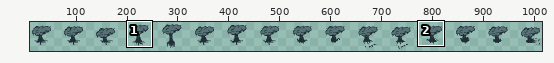
File history of a sprite sheet, Assets/Sprites/Player.png. The first picture is a wide view before the edit; the outline marks the close-up.
Close-up. As it was:
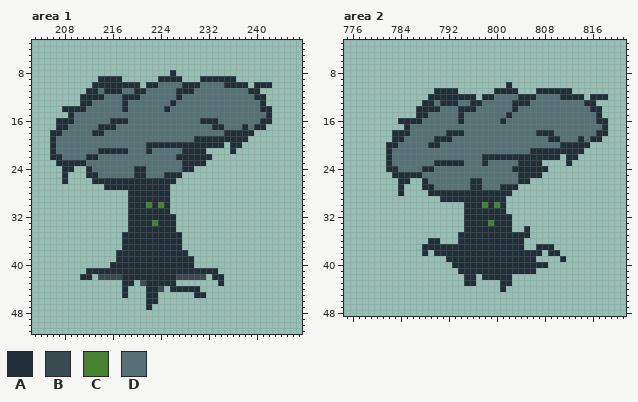
The file is 1024x64 pixels. Shown: area 1: x 203..247, y 3..51; area 2: x 775..821, y 3..48. The wide view leaves out empty margins. The commit also changed other parts of the picture, which this record leaves out.
Palette (. is transparent): A #202e37  B #394a50  C #468232  D #577277
Pixels before, area 1, first column x 206:
 8 ....................A................
 9 ........AAAA......AAAA...AAAAAA......
10 .......AAAAAAAA.AADDDDAAADDDDAAAA.AAA
11 ......AADAAADDAADDDDDAAADDDDDDDDDAA..
12 .....AAAADDDAAADDDDDDADDDDDDDDDDDDAA.
13 .....AADDDDDADDDDDDDADDDDDDDDDDDDDDA.
14 ..AAAADDDDDDADDDDDDADDDDDDDDDDDDDDDAA
15 ...ADDDDDDDDDDDDDDDDDDDDDDDDDDDDDDDDA
16 .AAADDDDDDAAADDDDDDDDDDDDAAADDDDDDDAA
17 .AADDDDDAAADDDDDDDDDDDDDDDDAADDDADAA.
18 AADDDDDAADDDDDDDDDDDDDDDDDDDDAAAAA...
19 ADDDDDDDDDDDDDDDDDDDDDDDAAAAAAAAA....
20 ADDDDDDDDDDDDDDDAAAAAAAAAAAAA.AA.....
21 ADDDDDDDAAAAADDDADDDDDAAAA....A......
22 AADDDDAADDDDDDDDDDDDDAAAAAA..........
23 .AAAAADDDDDDDDDDDDDDDDAAAA...........
24 ..AA..ADDDDDDDAADDDDDDAA.............
25 ..A...AADDDDDDAADDDAAA...............
26 ..A....AAAAAAAAAAAAAA................
27 .........AAAAAAAAAAA.................
28 .............AAAAAAA.................
29 .............AAAAAAA.................
30 .............AAACACA.................
31 .............AAAAAAA.................
32 .............AAAAAAAA................
33 .............AAAACAAA................
34 .............AAAAAAAA................
35 ............AAAAAAAAAA...............
36 ............AAAAAAAAAA...............
37 ............AAAAAAAAAA...............
38 ...........AAAAAAAAAAAA..............
39 ...........AAAAAAAAAAAAA.............
40 ..........AAAAAAAAAAAAAA.............
41 ......AAAAAAAAAAAAAAAAAAAAAA.........
42 .....AA.BBBBAAAAAAAAABBBBB.AA........
43 ............AA.BAAAAA.......A........
44 ............A...AAB.AAAAA............
45 ............A...AA......AA...........
46 ................AA...................
47 ................A....................
Pixels before, area 2, first column x 782:
10 ....................A................
11 ........AAAA......AAAA...AAAAAA......
12 .......AAAAAAAA.AADDDDAAADDDDAAAA.AAA
13 ......AADAAADDAADDDDDAAADDDDDDDDDAA..
14 .....AAAADDDAAADDDDDDADDDDDDDDDDDDAA.
15 .....AADDDDDADDDDDDDADDDDDDDDDDDDDDA.
16 ..AAAADDDDDDADDDDDDADDDDDDDDDDDDDDDAA
17 ...ADDDDDDDDDDDDDDDDDDDDDDDDDDDDDDDDA
18 .AAADDDDDDAAADDDDDDDDDDDDAAADDDDDDDAA
19 .AADDDDDAAADDDDDDDDDDDDDDDDAADDDADAA.
20 AADDDDDAADDDDDDDDDDDDDDDDDDDDAAAAA...
21 ADDDDDDDDDDDDDDDDDDDDDDDAAAAAAAAA....
22 ADDDDDDDDDDDDDDDAAAAAAAAAAAAA.AA.....
23 ADDDDDDDAAAAADDDADDDDDAAAA....A......
24 AADDDDAADDDDDDDDDDDDDAAAAAA..........
25 .AAAAADDDDDDDDDDDDDDDDAAAA...........
26 ..AA..ADDDDDDDAADDDDDDAA.............
27 ..A...AADDDDDDAADDDAAA...............
28 ..A....AAAAAAAAAAAAAA................
29 .........AAAAAAAAAAA.................
30 .............AAACACA.................
31 .............AAAAAAA.................
32 .............AAAAAAAA................
33 .............AAAACAAA................
34 .............AAAAAAAA..A.............
35 ............AAAAAAAAAAAA.............
36 .......AA...AAAAAAAAAAA..............
37 ......AAAAAAAAAAAAAAAAA..AAA.........
38 ......A.AAAAAAAAAAAAAAAAAA.AA........
39 ..........AAAAAAAAAAAAAAA....A.......
40 ...........AAAAAAAAAAAAAAAA..........
41 ............AAAAAAAAAAAAA............
42 .............AA.AAAAA................
43 .............AA....AA................
44 ...................A.................
After:
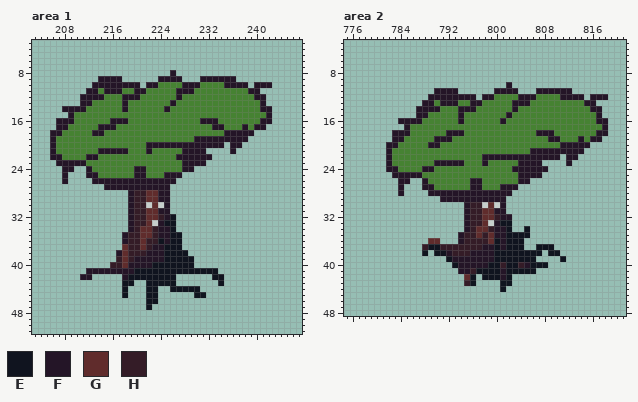
Colours new in this view: E #10141f  F #241527  G #602c2c  H #341c27
The edit:
colour C: #468232 -> #c7cfcc
colour D: #577277 -> #468232
Changed rows in their new state; - is a pixel that keeps its letter.
Area 1:
first column x 206:
 8 --------------------F----------------
 9 --------FFFF------FFFF---FFFFFF------
10 -------FFFFFFFF-FF----FFF----FFFF-FFF
11 ------FF-FFF--FF-----FFF---------FF--
12 -----FFFF---FFF------F------------FF-
13 -----FF-----F-------F--------------F-
14 --FFFF------F------F---------------FF
15 ---F--------------------------------F
16 -FFF------FFF------------FFF-------FF
17 -FF-----FFF----------------FF---F-FF-
18 FF-----FF--------------------FFFFF---
19 F-----------------------FFFFFFFFF----
20 F---------------FFFFFFFFFFFFF-FF-----
21 F-------FFFFF---F-----FFFF----F------
22 FF----FF-------------FFFFFF----------
23 -FFFFF----------------FFFF-----------
24 --FF--F-------FF------FF-------------
25 --F---FF------FF---FFF---------------
26 --F----FFFFFFFFFFFFFF----------------
27 ---------FFFFFFFFFFF-----------------
28 -------------FHHGGFF-----------------
29 -------------FHHGGFF-----------------
30 -------------FHH-G-F-----------------
31 -------------FHHGGFF-----------------
32 -------------FHHGGHFE----------------
33 -------------FHHG-FEE----------------
34 -------------FHGGHFFE----------------
35 ------------FHHGGHFFEE---------------
36 ------------FHHGHHEFEE---------------
37 ------------GHHGHFFEEE---------------
38 -----------FGHHHFFFEEEE--------------
39 -----------HGHFFFFFEEEEE-------------
40 ----------HHGFFFFEEEEEEE-------------
41 ------FFFFFFFFEEEEEEEEEEEEEE---------
42 -----FF-....FEEEEEEEE.....-EE--------
43 ------------EE-.EEEEE-------E--------
44 ------------E---EE.-EEEEE------------
45 ------------E---EE------EE-----------
46 ----------------EE-------------------
47 ----------------E--------------------
Area 2:
first column x 782:
10 --------------------F----------------
11 --------FFFF------FFFF---FFFFFF------
12 -------FFFFFFFF-FF----FFF----FFFF-FFF
13 ------FF-FFF--FF-----FFF---------FF--
14 -----FFFF---FFF------F------------FF-
15 -----FF-----F-------F--------------F-
16 --FFFF------F------F---------------FF
17 ---F--------------------------------F
18 -FFF------FFF------------FFF-------FF
19 -FF-----FFF----------------FF---F-FF-
20 FF-----FF--------------------FFFFF---
21 F-----------------------FFFFFFFFF----
22 F---------------FFFFFFFFFFFFF-FF-----
23 F-------FFFFF---F-----FFFF----F------
24 FF----FF-------------FFFFFF----------
25 -FFFFF----------------FFFF-----------
26 --FF--F-------FF------FF-------------
27 --F---FF------FF---FFF---------------
28 --F----FFFFFFFFFFFFFF----------------
29 ---------FFFFFFFFFFF-----------------
30 -------------FHH-G-F-----------------
31 -------------FHHGGFF-----------------
32 -------------FHHGGHFF----------------
33 -------------FHHG-FEE----------------
34 -------------FHGGHFFE--E-------------
35 ------------FHHGHGFFEEEE-------------
36 -------GG---FHHHHGEFEEE--------------
37 ------HEEHHHHHHHFFEFEEE--EEE---------
38 ------E-EEFHHHFFFFEEEEEEEE-EE--------
39 ----------EFFFFFFFEEEEEEE----E-------
40 -----------EFFFFFEEHEEHFEEE----------
41 ------------FFHEEEEFEEEEE------------
42 -------------GE-EEEFE----------------
43 -------------HE----EE----------------
44 -------------------E-----------------
Where, in picture pixels (left, top, right, bottom), the same in both close-ups:
changed: (50, 70, 272, 310)
changed: (386, 82, 608, 292)
